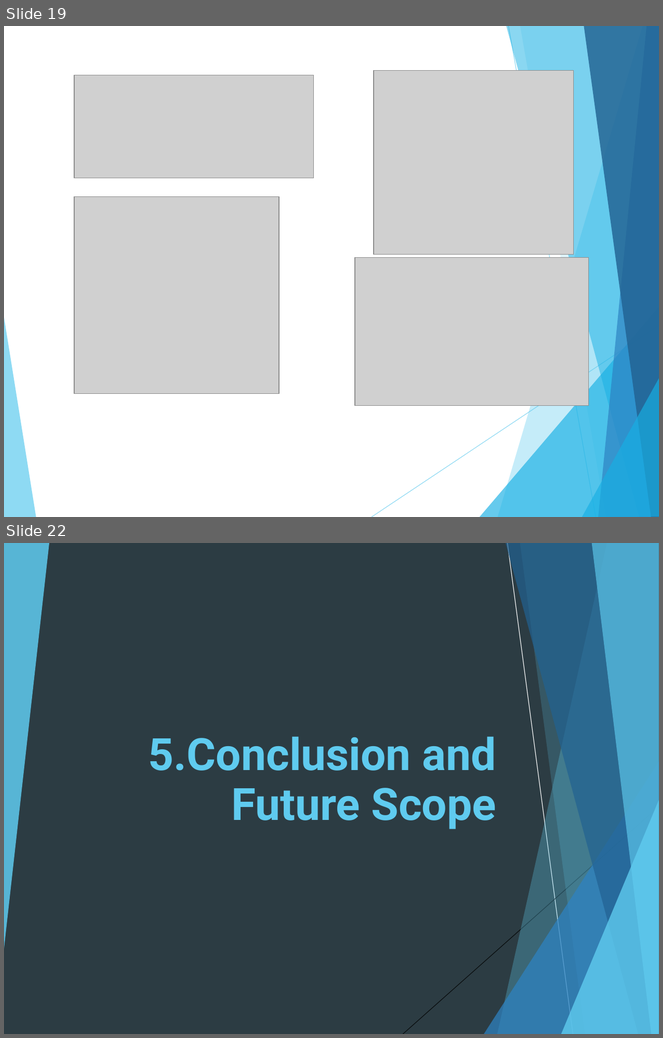
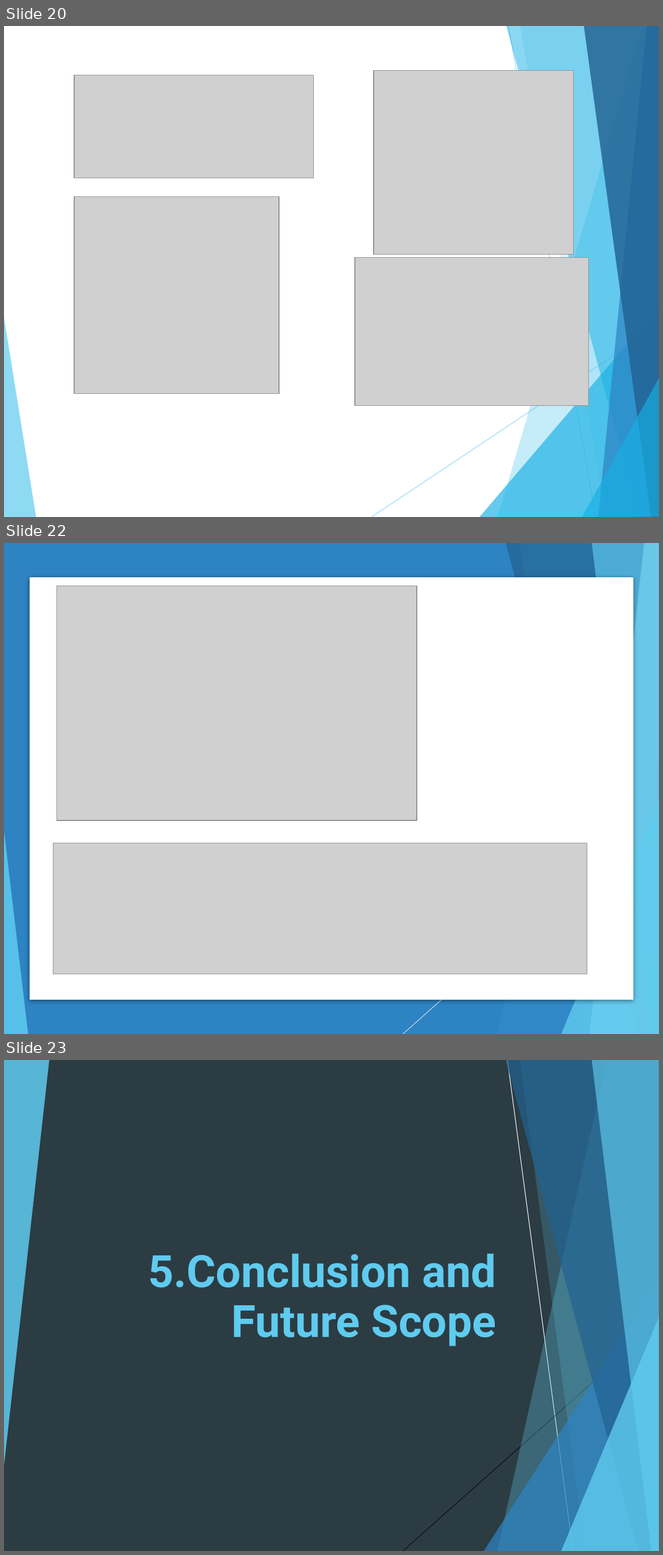
Before and after one commit to Shri2602/Chat_Analysis_DsciLab, a slide deck: ProjectPPT.pptx. Shown one above the other, each under a label of ours: slides 19 and 22 before the commit, slides 20, 22 and 23 after it; the slides between them are not shown. The pictures are 663x1038 and 663x1555 pixels, drawn with LibreOffice and Linux fonts; fonts in the diff are those of the drawing; grey boxes stand for pictures. Boxes give left, top, right and bottom in pixels: in the first picture for what was removed or moved away, otherwise in the second. Text is boxed around its words. In the diff, an @@ line names an element or a change of style, - is before the commit and + after.

```diff
--- a/ProjectPPT.pptx
+++ b/ProjectPPT.pptx
@@ slide 22 added at (4, 543, 659, 1034), background #FFFFFF; not listed: 10 template elements that a slide beside it also shows @@
@@ rectangle added at (4, 543, 659, 1034), fill #2E83C3 @@
@@ rectangle added at (29, 577, 634, 1000), fill #FFFFFF @@
@@ picture added at (57, 586, 417, 821) @@
@@ group added at (4, 543, 659, 1034): 5 freeform shapes, 3 triangles, 1 line @@
@@ group added at (4, 543, 659, 1034): 5 freeform shapes, 3 triangles, 1 line @@
@@ picture added at (53, 843, 588, 974) @@
@@ what was slide 19 is now slide 20 @@
@@ what was slide 22 is now slide 23 @@
```
Also in this commit, not shown: 4 slides changed, 1 other slide added, 1 slide removed, 6 other files.
